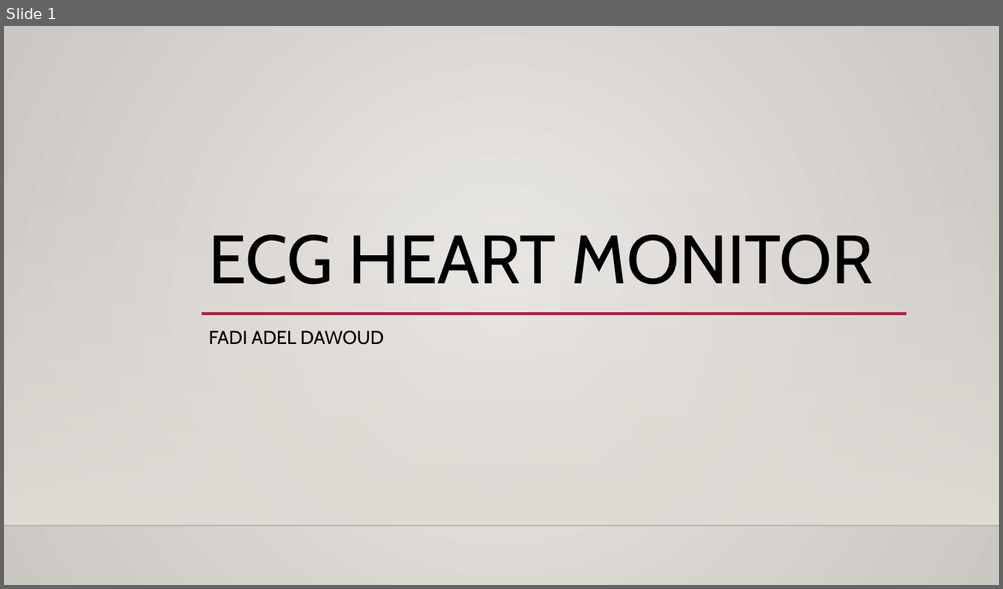
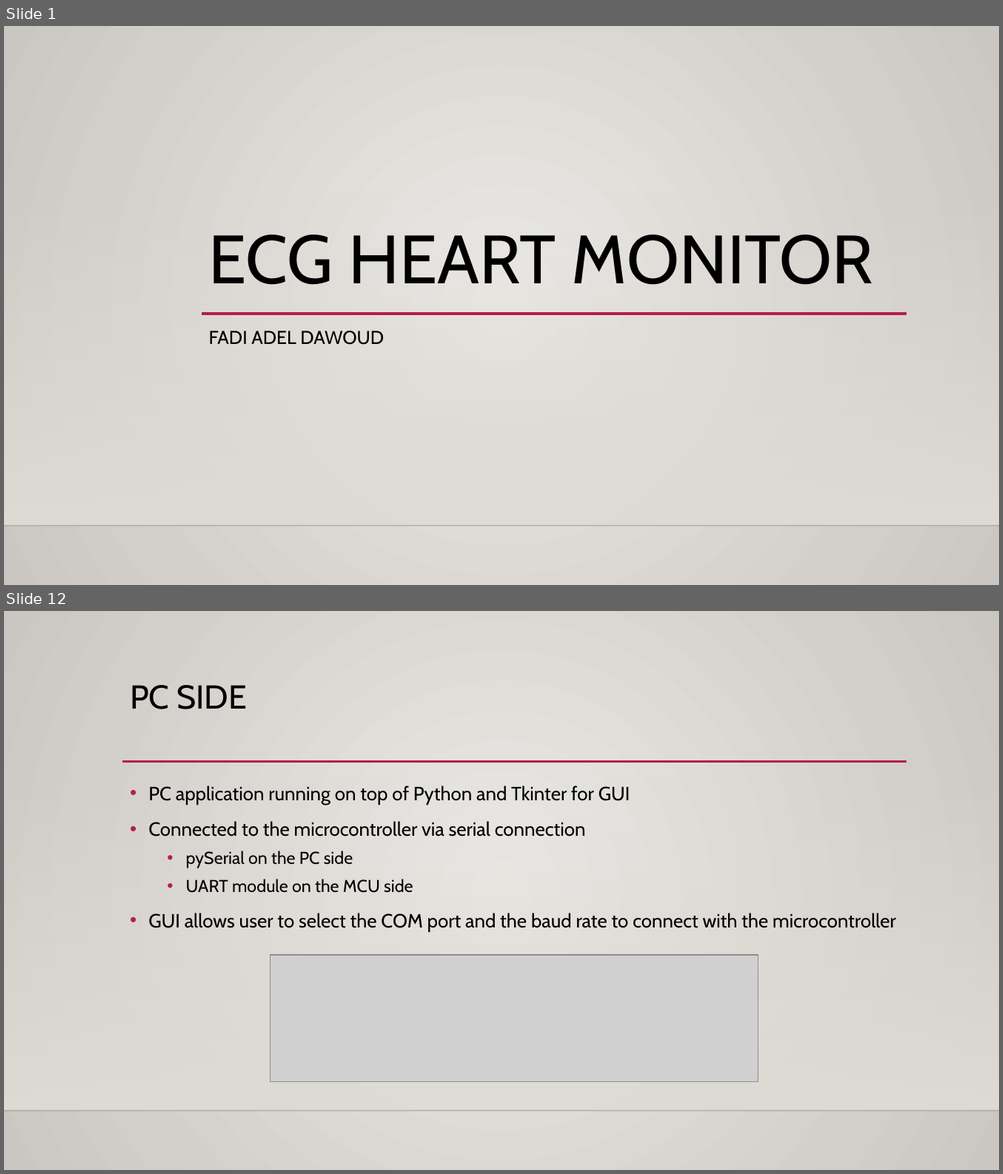
Before and after one commit to theRadFad/HeartMonitor, a slide deck: ECG Heart Monitor.pptx. Shown one above the other, each under a label of ours: slide 1 before the commit, slides 1 and 12 after it; the slides between them are not shown. The pictures are 1003x589 and 1003x1174 pixels, drawn with LibreOffice and Linux fonts; fonts in the diff are those of the drawing; grey boxes stand for pictures; background and template pictures are left out. Boxes give left, top, right and bottom in pixels: in the first picture for what was removed or moved away, otherwise in the second. Text is boxed around its words. In the diff, an @@ line names an element or a change of style, - is before the commit and + after.

```diff
--- a/ECG Heart Monitor.pptx
+++ b/ECG Heart Monitor.pptx
@@ slide 12 added at [4,611,999,1170], background gradient #ECEAE7 to #CAC7C1; not listed: 2 template elements that a slide beside it also shows @@
@@ title added at [130,685,247,709], 32 pt, text #000000 @@
+PC SIDE
@@ line added from (122, 762) to (907, 762), #B71E42 2.5 pt @@
@@ text added at [148,786,896,931], 18.5 pt, text #000000 @@
+• PC application running on top of Python and Tkinter for GUI
+• Connected to the microcontroller via serial connection
+  • pySerial on the PC side
+  • UART module on the MCU side
+• GUI allows user to select the COM port and the baud rate to connect with the microcontroller
@@ picture added at [270,955,758,1082] @@
```
Also in this commit, not shown: 2 slides changed, 12 other slides added.
